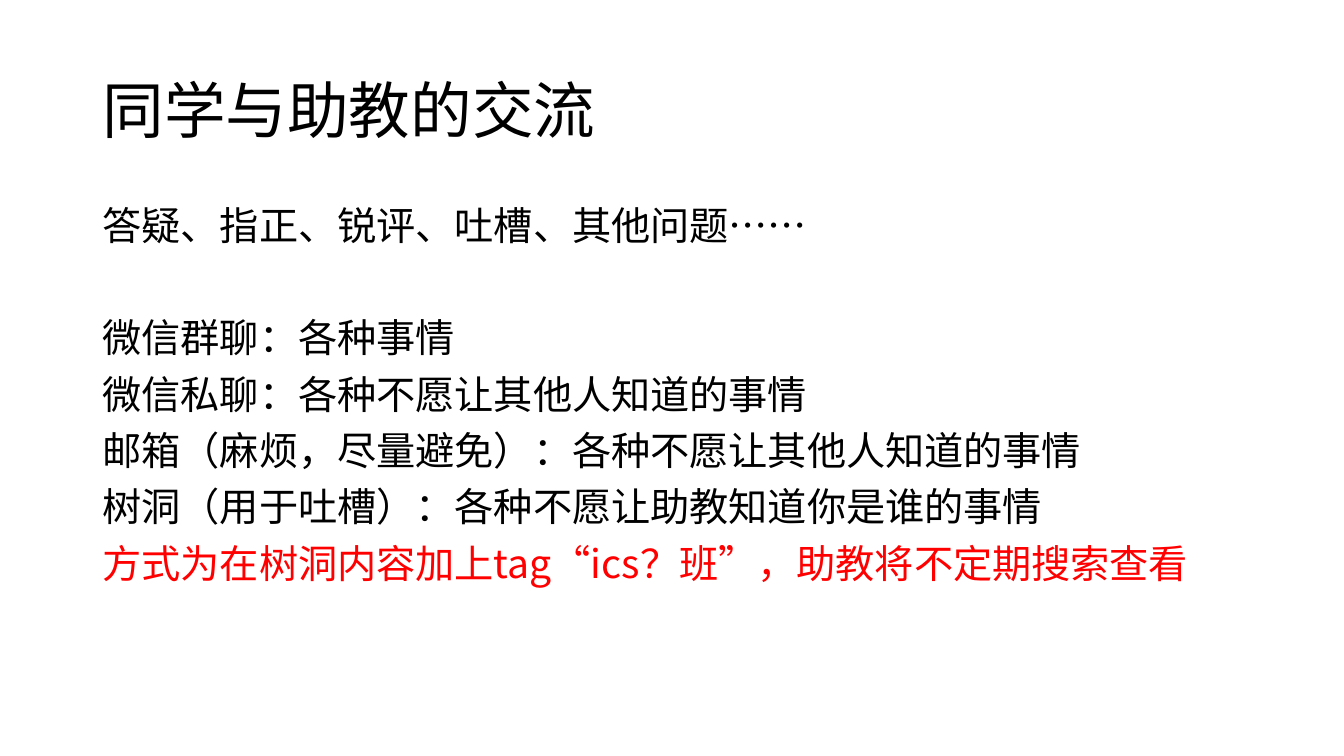
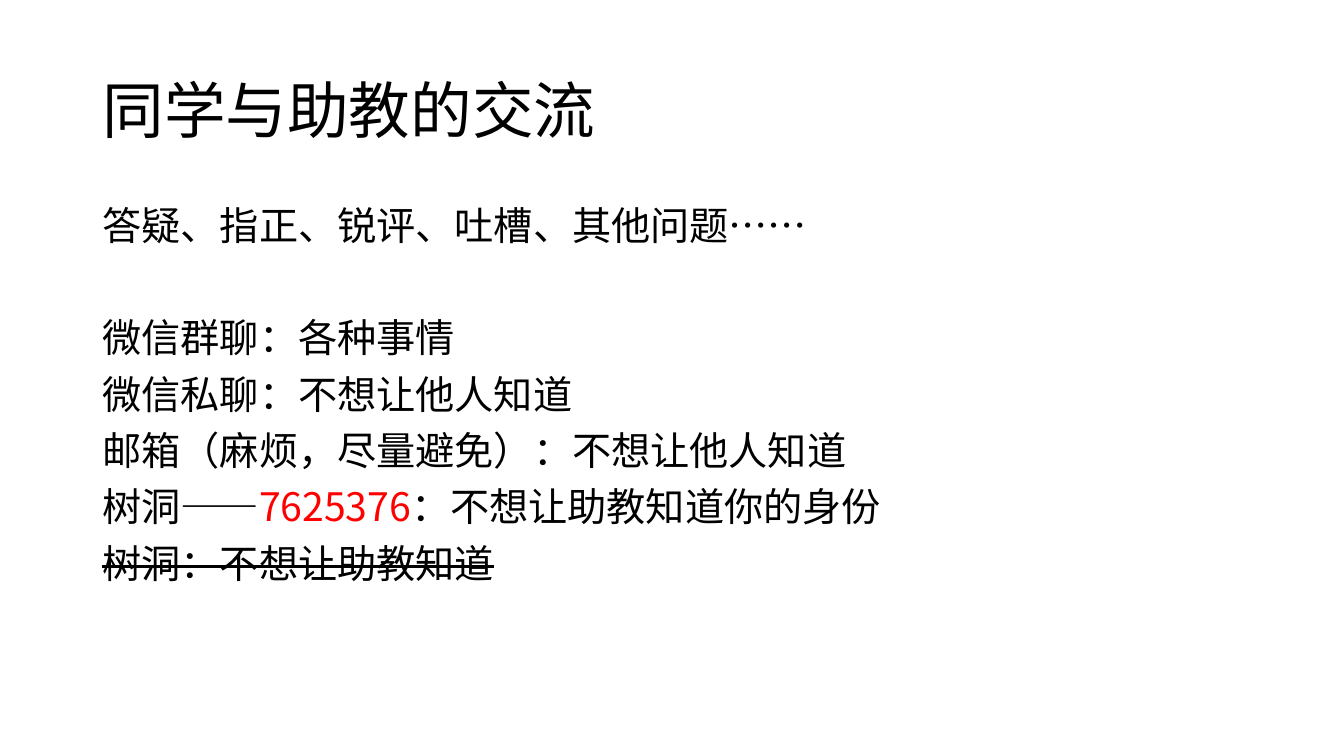
Before and after one commit to zsLiuZian/ics25, a slide deck: slide 17 of resource/seminar/Week1.pptx (slide 12 before the commit). Drawn at 1344x756 pixels with LibreOffice and Linux fonts; fonts in the diff are those of the drawing. Boxes give left, top, right and bottom in pixels: in the first picture for what was removed or moved away, otherwise in the second. Text is boxed around its words. In the diff, an @@ line names an element or a change of style, - is before the commit and + after.

```diff
--- a/resource/seminar/Week1.pptx
+++ b/resource/seminar/Week1.pptx
@@ text at (x1=102, y1=376, x2=880, y2=582): text changed @@
-微信私聊：各种不愿让其他人知道的事情
-邮箱（麻烦，尽量避免）：各种不愿让其他人知道的事情
-树洞（用于吐槽）：各种不愿让助教知道你是谁的事情
-方式为在树洞内容加上tag“ics？班”，助教将不定期搜索查看
+微信私聊：不想让他人知道
+邮箱（麻烦，尽量避免）：不想让他人知道
+树洞——7625376：不想让助教知道你的身份
+树洞：不想让助教知道
```
Also in this commit, not shown: 8 other slides changed, 33 slides added, 4 other files.
